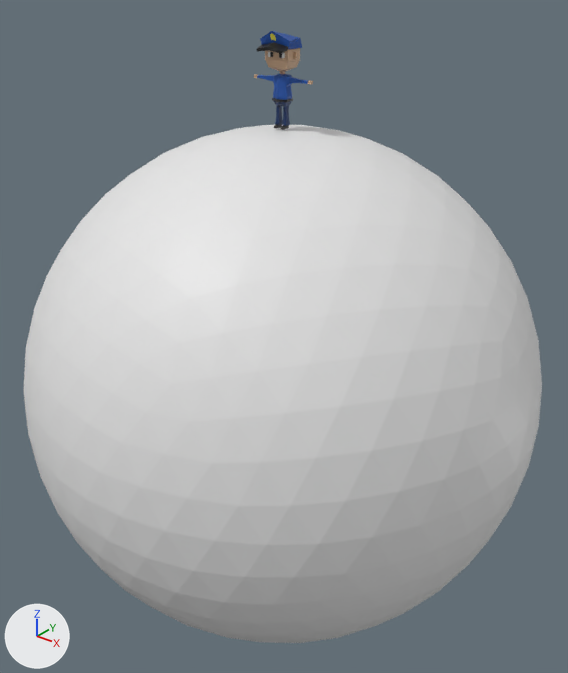
Renders of the Blender file Game Materials/3dmodels-characters.blend from each side of a commit.
Camera for both pictures: a 50 mm lens placed at (8.78, -10.94, 2.75), pointed at (-0.02, 0.06, -4.06). The axes (+X, +Y, +Z) are drawn at lower left. The lights are the same throughout.

In view in the first picture: 'Icosphere', 'Police'.
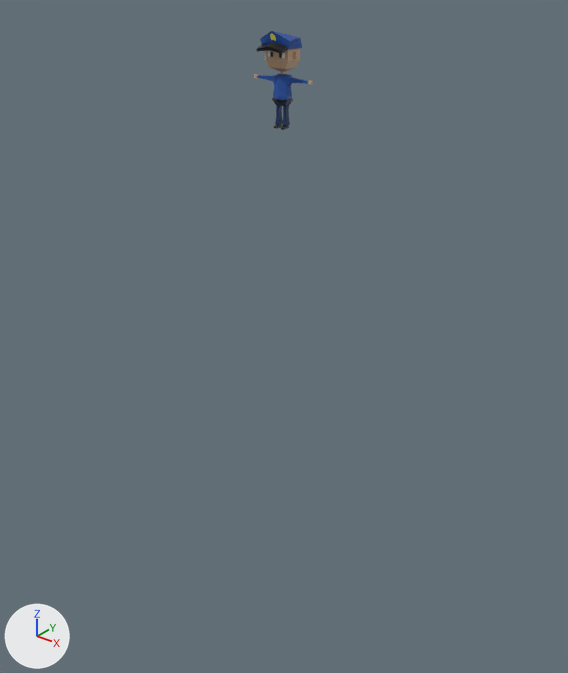
Changed parts and their boxes [x1, y1, x2, y2] in the pictures (568 x 673 px):
'Icosphere', deleted
    before: [23, 125, 542, 643]

Patch to the scene script:
```diff
--- a/Game Materials/3dmodels-characters.blend.py
+++ b/Game Materials/3dmodels-characters.blend.py
@@ ob_icosphere @@
-ob_icosphere = bpy.data.objects.new('Icosphere', me_icosphere)
-ob_icosphere.location = (0.0, 0.0, -5.0)
-ob_icosphere.scale = (5.0, 5.0, 5.0)
```
